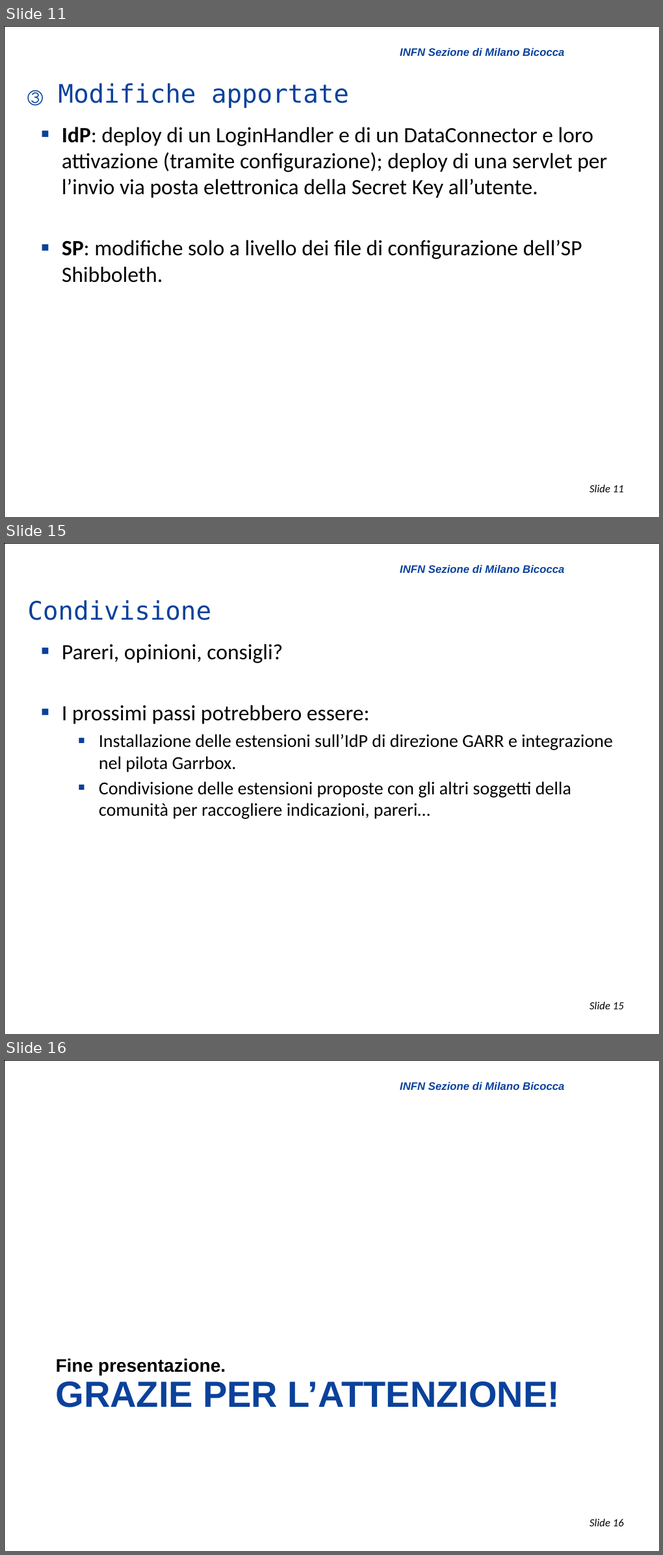
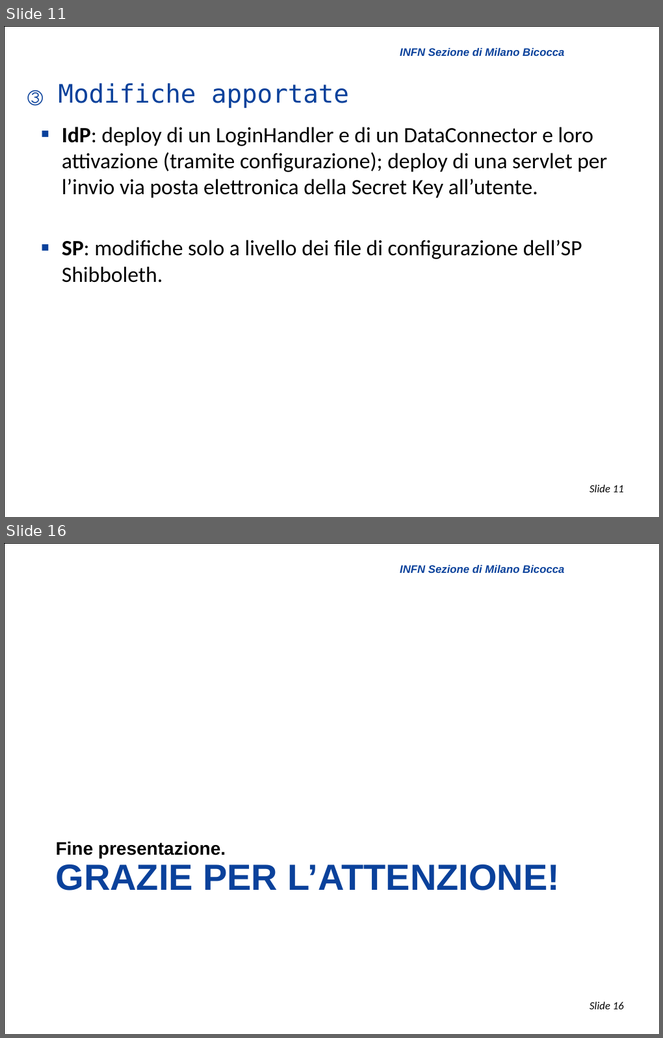
Before and after one commit to biancini/Shibboleth-Authentication, a slide deck: ShibbolethExtensions.pptx. Shown one above the other, each under a label of ours: slides 11, 15 and 16 before the commit, slides 11 and 16 after it; the slides between them are not shown. The pictures are 663x1555 and 663x1038 pixels, drawn with LibreOffice and Linux fonts; fonts in the diff are those of the drawing; background and template pictures are left out. Boxes give left, top, right and bottom in pixels: in the first picture for what was removed or moved away, otherwise in the second. Text is boxed around its words. In the diff, an @@ line names an element or a change of style, - is before the commit and + after.

```diff
--- a/ShibbolethExtensions.pptx
+++ b/ShibbolethExtensions.pptx
@@ slide 15 removed at box(4, 543, 659, 1034), background #FFFFFF; not listed: 3 template elements that a slide beside it also shows @@
@@ title removed at box(27, 600, 211, 620) @@
-Condivisione
@@ text removed at box(62, 644, 613, 819) @@
-  ■ Pareri, opinioni, consigli?
-  ■ I prossimi passi potrebbero essere:
-  ■ Installazione delle estensioni sull’IdP di direzione GARR e integrazione nel pilota Garrbox.
-  ■ Condivisione delle estensioni proposte con gli altri soggetti della comunità per raccogliere indicazioni, pareri…
```
Also in this commit, not shown: 7 slides changed, 1 slide added.
